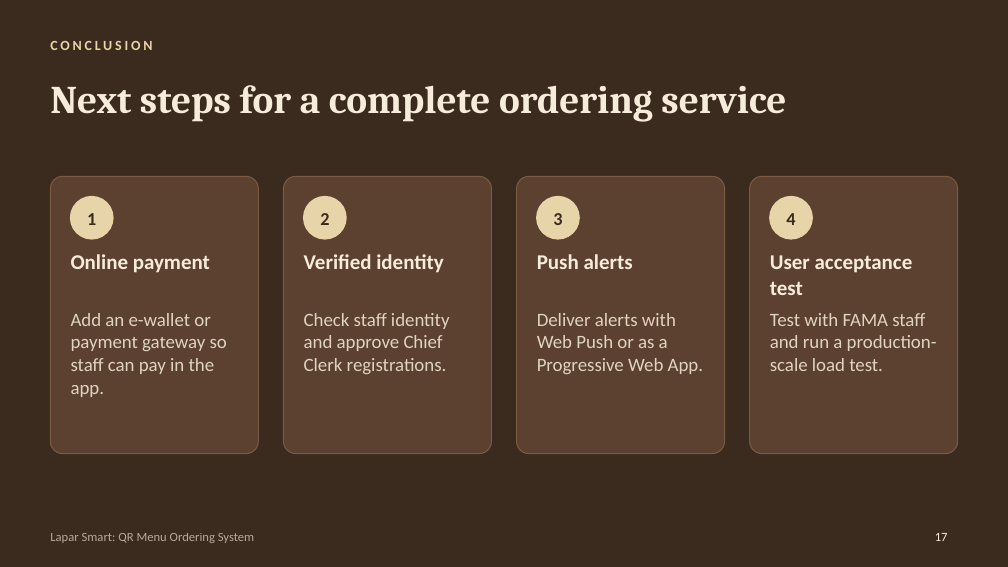
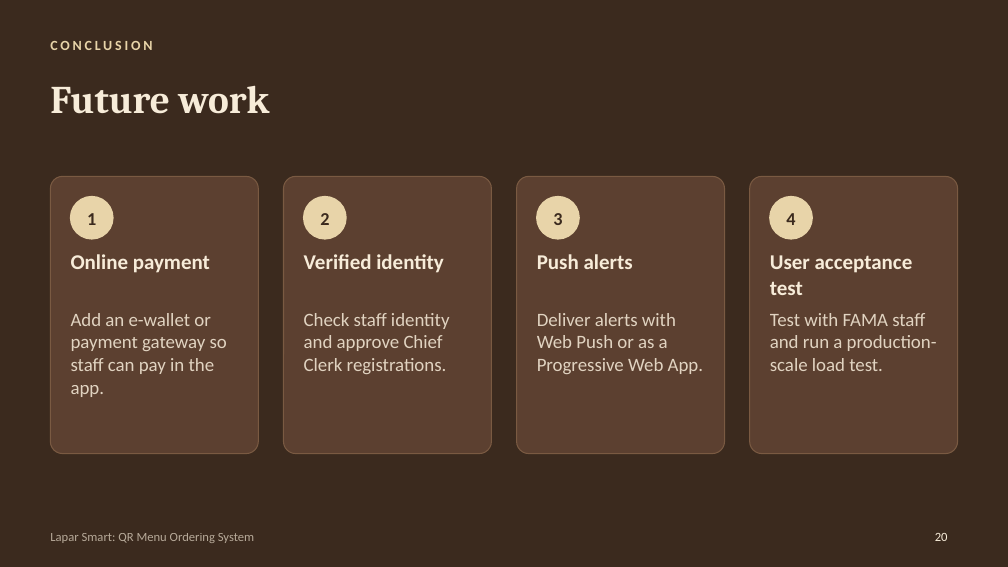
Before and after one commit to ras22hid/lapar-smart, a slide deck: slide 20 of app/static/presentation/LaparSmart_Presentation.pptx (slide 17 before the commit). Drawn at 1008x567 pixels with LibreOffice and Linux fonts; fonts in the diff are those of the drawing. Boxes give left, top, right and bottom in pixels: in the first picture for what was removed or moved away, otherwise in the second. Text is boxed around its words. In the diff, an @@ line names an element or a change of style, - is before the commit and + after.

```diff
--- a/app/static/presentation/LaparSmart_Presentation.pptx
+++ b/app/static/presentation/LaparSmart_Presentation.pptx
@@ title at (50,85,269,114): text changed @@
-Next steps for a complete ordering service
+Future work
@@ page number at (935,533,948,541): text changed @@
-17
+20
```
Also in this commit, not shown: 11 other slides changed, 8 slides added, 5 slides removed, 4 other files.
